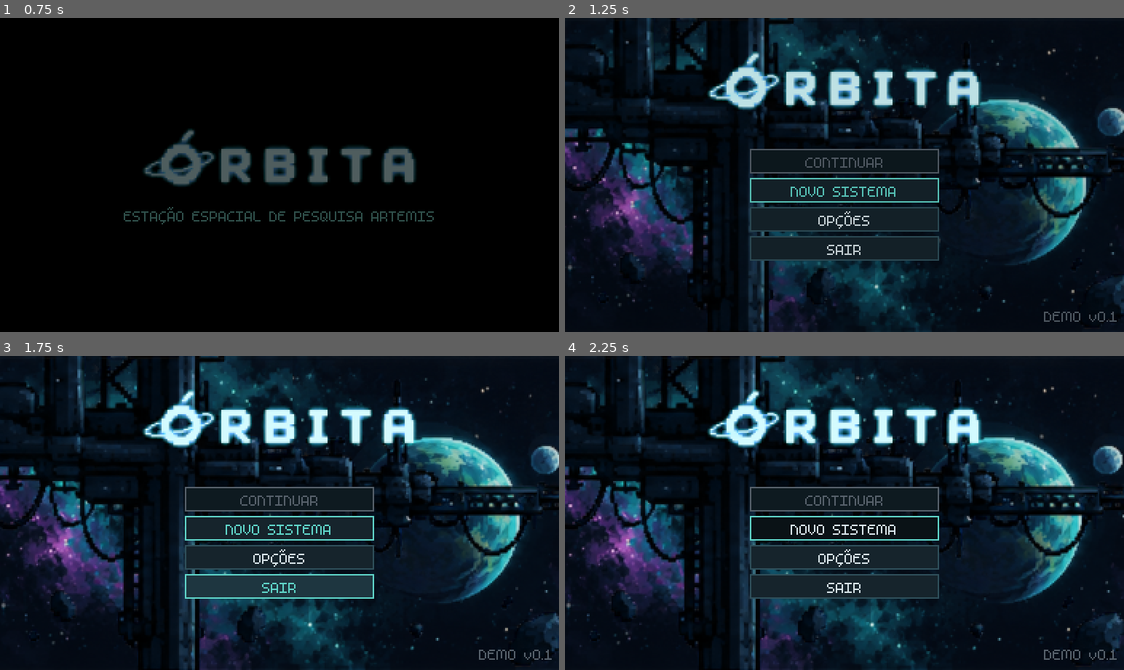
Above: before the commit, frames 1-4 (two rows, left to right).
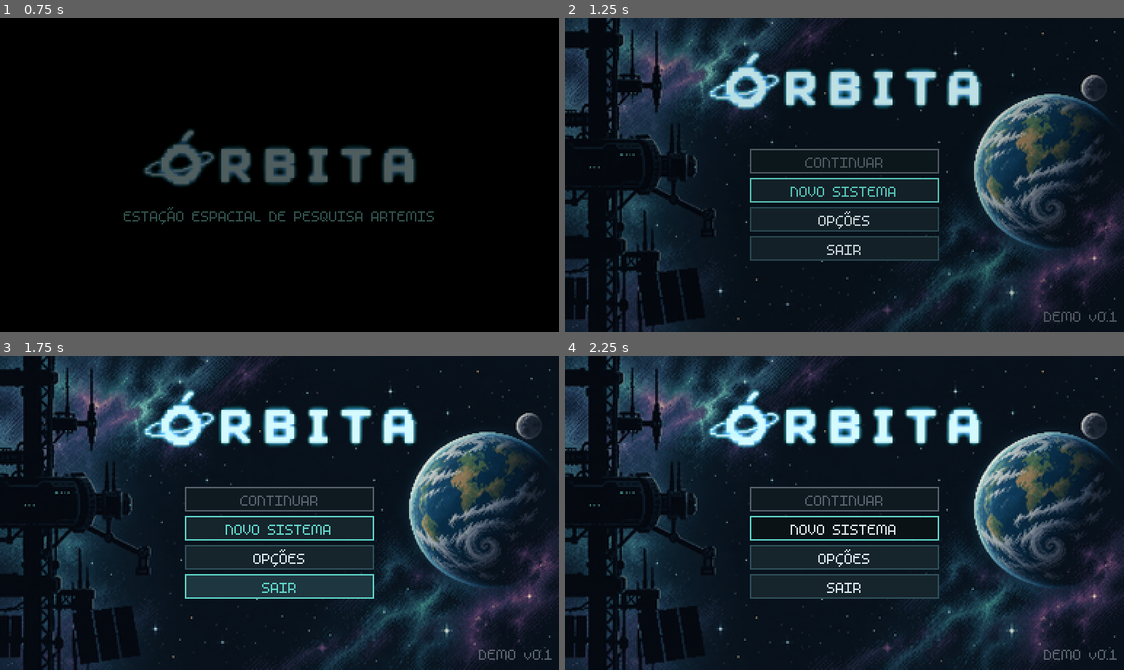
Above: after the commit, the same moments.

Repository: ErickScur/FAG-orbita
Game: Godot game, scene res://scenes/boot/splash.tscn
Two runs of this game, one before a commit and one after it. Both use one fixed random seed, a clock stepped at 60 frames per second and the inputs below. Sound files missing from this copy of the repository are replaced by a short silence.
Inputs (mouse positions are in pixels of both pictures, inside the frame that each line leads up to):
- Up to frame 1 (0.75 s): tap Enter (ui_accept) at 0.5 s; move the mouse to (402, 159) at 0.52 s; hold D (move_right) from 0.53 s (still down); hold F (flashlight) from 0.53 s (still down); click (402, 159) at 0.67 s
- Up to frame 2 (1.25 s): keep holding D (move_right); keep holding F (flashlight); tap Space (jump) at 0.77, 1.07 s; tap E (interact) at 0.8 s
- Up to frame 3 (1.75 s): release D (move_right) at 1.25 s; release F (flashlight) at 1.25 s; drag from (167, 528) to (251, 575) at 1.27 s
- Up to frame 4 (2.25 s): move the mouse to (900, 443) at 2.02 s; hold D (move_right) from 2.03 s (still down); hold Enter (ui_accept) from 2.03 s (still down); click (900, 443) at 2.17 s

Frame 1 is identical in both runs. In frame 2, 35% of the frame differs, in the area x 0-100%, y 0-100%; in frame 3, 38%; in frame 4, 38%.

Commit message:
feat(F53): backup ao entrar na fase, fundo próprio do menu e portal de saída inteiro
Quatro correções do playtest.

O jogador entrava na Estufa à frente da doca e precisava andar para trás para
registrar o checkpoint; morrer antes disso o mandava de volta para a fase
anterior. Agora a fase grava o checkpoint na doca de entrada ao carregar, com
uma regra que protege quem volta: só vale quando o checkpoint guardado é de
outra fase. Quem acoplou no meio da Estufa, foi ao Núcleo e voltou, não é
rebaixado para a entrada. A doca de entrada é derivada do dado que já existe, a
mais próxima do ponto de nascimento, sem campo novo no JSON.

O aviso de backup salvo não aparece nesse salvamento, de propósito: o instante
da entrada já tem fade, fala de abertura e banner de objetivo, e o aviso é
resposta a uma ação do jogador — é assim que ele aprende para que serve a doca.
Quem encosta na doca continua vendo.

O portal que leva para a próxima fase aparecia cortado. Ele fatiava a folha da
porta em quadros de 16 px de largura e pedia o quadro 5, mas a folha definitiva
tem quadros de 32 px e vai até o 4: ele desenhava um pedaço do meio de outro
quadro.

O menu ganhou fundo próprio. O fundo de parallax das fases é uma tira larga
pensada para ser vista por vigias de dois ou três tiles; no menu ela ocupa a
tela inteira ampliada cinco vezes, e o detalhe fino vira borrão. O fundo novo é
desenhado no tamanho final, com dithering visível em vez de degradê suave.

E a trilha do menu entrou. O arquivo tinha chegado com zero byte na primeira
tentativa; o bom veio com outro nome.

681 testes, 77 cenas no smoke.

Diff:
--- a/autoload/game_state.gd
+++ b/autoload/game_state.gd
@@ -218,6 +218,15 @@
 		return
 	current_objective = text
 	EventBus.objective_changed.emit(text)
+
+
+func register_entry_checkpoint(scene_path: String, dock_id: String) -> bool:
+	if scene_path.is_empty() or dock_id.is_empty():
+		return false
+	if String(checkpoint.get("scene", "")) == scene_path:
+		return false
+	checkpoint = {"scene": scene_path, "dock_id": dock_id}
+	return true
 
 
 func is_reactor_critical() -> bool:
--- a/autoload/qa_capture.gd
+++ b/autoload/qa_capture.gd
@@ -106,11 +106,27 @@
 			_log("frame %d cena %s" % [_frame, scene_path])
 		else:
 			_log("frame %d ERRO cena inexistente %s" % [_frame, scene_path])
+	if event.has("call"):
+		_run_call(String(event.get("call", "")), event.get("args", []))
 	if event.has("screenshot"):
 		_capture(String(event.get("screenshot", "")))
 	if bool(event.get("quit", false)):
 		_log("frame %d quit" % _frame)
 		_finish()
+
+
+func _run_call(target: String, arguments: Variant) -> void:
+	var parts: PackedStringArray = target.rsplit(".", true, 1)
+	if parts.size() != 2 or parts[0].is_empty() or parts[1].is_empty():
+		_log("frame %d ERRO chamada inválida %s" % [_frame, target])
+		return
+	var node: Node = get_tree().root.get_node_or_null(NodePath(parts[0]))
+	if node == null or not node.has_method(parts[1]):
+		_log("frame %d ERRO chamada inexistente %s" % [_frame, target])
+		return
+	var list: Array = arguments if arguments is Array else []
+	node.callv(parts[1], list)
+	_log("frame %d call %s%s" % [_frame, target, str(list)])
 
 
 func _inject(action: StringName, pressed: bool) -> void:
--- a/scenes/levels/level_base.gd
+++ b/scenes/levels/level_base.gd
@@ -9,6 +9,7 @@
 const MOTES_SCENE: String = "res://scenes/world/ambient_motes.tscn"
 const CUTSCENE_SCENE: String = "res://scenes/fx/sector_cutscene.tscn"
 const HUD_GROUP: StringName = &"hud"
+const DOCK_GROUP: StringName = &"backup_dock"
 const RESTORED_META: String = "ambient_restored"
 
 @export var level_id: String = ""
@@ -51,6 +52,7 @@
 	_apply_atmosphere()
 	_mount_cutscene()
 	_apply_progress()
+	_register_entry_checkpoint()
 
 
 func spawn_position() -> Vector2:
@@ -219,6 +221,30 @@
 		DialogueManager.play(StringName(enter_dialogue))
 
 
+func _register_entry_checkpoint() -> void:
+	var dock: BackupDock = _entry_dock()
+	if dock == null:
+		return
+	if not GameState.register_entry_checkpoint(scene_file_path, String(dock.dock_id)):
+		return
+	SaveManager.save_game()
+
+
+func _entry_dock() -> BackupDock:
+	var origin: Vector2 = start_position()
+	var best: BackupDock = null
+	var best_distance: float = 0.0
+	for node: Node in get_tree().get_nodes_in_group(DOCK_GROUP):
+		var dock := node as BackupDock
+		if dock == null or not is_ancestor_of(dock):
+			continue
+		var distance: float = dock.global_position.distance_squared_to(origin)
+		if best == null or distance < best_distance:
+			best = dock
+			best_distance = distance
+	return best
+
+
 func _checkpoint_dock() -> Node2D:
 	var checkpoint: Dictionary = GameState.checkpoint
 	if String(checkpoint.get("scene", "")) != scene_file_path:
--- a/scenes/ui/main_menu.gd
+++ b/scenes/ui/main_menu.gd
@@ -6,10 +6,12 @@
 const OPTIONS_SCENE: String = "res://scenes/ui/options_menu.tscn"
 const CONFIRM_SCENE: String = "res://scenes/ui/confirm_dialog.tscn"
 const LOGO_PATH: String = "res://assets/ui/logo.png"
+const BACKDROP_PATH: String = "res://assets/backgrounds/menu_backdrop.png"
 
 @export var new_game_question: String = ""
 @export var corrupted_message: String = ""
 
+@onready var backdrop: TextureRect = %Backdrop
 @onready var logo_image: TextureRect = %Logo
 @onready var logo_text: Label = %LogoText
 @onready var continue_button: Button = %ContinueButton
@@ -22,6 +24,7 @@
 
 
 func _ready() -> void:
+	_apply_backdrop()
 	_apply_logo()
 	AudioManager.play_music(&"menu")
 	continue_button.disabled = not SaveManager.has_save()
@@ -157,6 +160,17 @@
 	AudioManager.play_sfx(&"ui_move")
 
 
+func _apply_backdrop() -> void:
+	var texture: Texture2D = AssetResolver.texture(BACKDROP_PATH)
+	if texture == null:
+		return
+	backdrop.texture = texture
+	backdrop.visible = true
+	var parallax: Node = get_node_or_null("SpaceParallax")
+	if parallax != null:
+		parallax.queue_free()
+
+
 func _apply_logo() -> void:
 	var texture: Texture2D = AssetResolver.texture(LOGO_PATH)
 	if texture == null:
--- a/scenes/ui/main_menu.tscn
+++ b/scenes/ui/main_menu.tscn
@@ -13,6 +13,19 @@
 script = ExtResource("1_menu")
 new_game_question = "O backup atual será apagado. Iniciar um novo sistema?"
 corrupted_message = "BACKUP CORROMPIDO"
+
+[node name="Backdrop" type="TextureRect" parent="."]
+unique_name_in_owner = true
+visible = false
+layout_mode = 1
+anchors_preset = 15
+anchor_right = 1.0
+anchor_bottom = 1.0
+grow_horizontal = 2
+grow_vertical = 2
+mouse_filter = 2
+expand_mode = 1
+stretch_mode = 6
 
 [node name="SpaceParallax" parent="." instance=ExtResource("2_parallax")]
 
--- a/scenes/world/level_exit.gd
+++ b/scenes/world/level_exit.gd
@@ -3,8 +3,8 @@
 
 const LIGHT_TEXTURE: String = "res://assets/fx/light_radial.png"
 const SHEET_PATH: String = "res://assets/sprites/world/door_sheet.png"
-const FRAME_SIZE: Vector2i = Vector2i(16, 48)
-const FRAME_OPEN: int = 5
+const FRAME_SIZE: Vector2i = Vector2i(32, 48)
+const FRAME_OPEN: int = 4
 const PLAYER_MASK: int = 2
 const LIGHT_COLOR: Color = Color("8fe3b0")
 const LIGHT_RADIUS: float = 80.0
--- /dev/null
+++ b/tests/qa/f53_continuar.json
@@ -0,0 +1,8 @@
+[
+  {"frame": 40, "screenshot": "f53_05_menu_continuar"},
+  {"frame": 54, "action": "ui_accept", "pressed": true},
+  {"frame": 58, "action": "ui_accept", "pressed": false},
+  {"frame": 220, "screenshot": "f53_06_carregando_estufa"},
+  {"frame": 2400, "screenshot": "f53_07_continuou_na_estufa"},
+  {"frame": 2500, "quit": true}
+]
--- /dev/null
+++ b/tests/qa/f53_entrada_estufa.json
@@ -0,0 +1,18 @@
+[
+  {"frame": 20, "screenshot": "f53_01_entrada_estufa"},
+  {"frame": 40, "action": "ui_accept", "pressed": true},
+  {"frame": 44, "action": "ui_accept", "pressed": false},
+  {"frame": 60, "action": "ui_accept", "pressed": true},
+  {"frame": 64, "action": "ui_accept", "pressed": false},
+  {"frame": 80, "action": "ui_accept", "pressed": true},
+  {"frame": 84, "action": "ui_accept", "pressed": false},
+  {"frame": 100, "action": "ui_accept", "pressed": true},
+  {"frame": 104, "action": "ui_accept", "pressed": false},
+  {"frame": 120, "action": "ui_accept", "pressed": true},
+  {"frame": 124, "action": "ui_accept", "pressed": false},
+  {"frame": 150, "screenshot": "f53_02_parado_sem_andar"},
+  {"frame": 160, "call": "GameState.apply_damage", "args": [999]},
+  {"frame": 200, "screenshot": "f53_03_chassi_perdido"},
+  {"frame": 400, "screenshot": "f53_04_renasceu_na_estufa"},
+  {"frame": 440, "quit": true}
+]
--- /dev/null
+++ b/tests/qa/scenes/f53_probe_exit.tscn
@@ -0,0 +1,10 @@
+[gd_scene load_steps=2 format=3 uid="uid://c0rbitaf53pb01"]
+
+[ext_resource type="Script" path="res://tests/qa/scenes/props_probe.gd" id="1_f53probe"]
+
+[node name="F53ProbeExit" type="Node2D"]
+script = ExtResource("1_f53probe")
+level_scene = "res://scenes/levels/core_hub.tscn"
+spawn_tile = Vector2i(73, 11)
+silenced_sequences = Array[StringName]([&"core_wake", &"core_terminal_first", &"core_alarm", &"hab_body", &"hab_first_sr3", &"tut_move", &"tut_pause", &"tut_jump", &"tut_drop", &"tut_interact", &"tut_chassis", &"tut_flashlight"])
+powered_entities = Array[StringName]([&"door_habitat"])
--- /dev/null
+++ b/tests/test_game_state_checkpoint.gd
@@ -0,0 +1,58 @@
+extends TestCase
+
+const GAME_STATE_SCRIPT: String = "res://autoload/game_state.gd"
+const CORE_SCENE: String = "res://scenes/levels/core_hub.tscn"
+const GREENHOUSE_SCENE: String = "res://scenes/levels/greenhouse.tscn"
+
+var _state: Node = null
+
+
+func before_each() -> void:
+	_state = load(GAME_STATE_SCRIPT).new()
+	_state.new_game()
+
+
+func after_each() -> void:
+	if _state != null:
+		_state.free()
+		_state = null
+
+
+func test_registra_quando_nao_ha_checkpoint() -> void:
+	var changed: bool = _state.register_entry_checkpoint(CORE_SCENE, "core_dock_01")
+	assert_true(changed, "gravou o checkpoint de entrada")
+	assert_eq(String(_state.checkpoint.get("scene", "")), CORE_SCENE, "cena")
+	assert_eq(String(_state.checkpoint.get("dock_id", "")), "core_dock_01", "doca")
+
+
+func test_registra_ao_trocar_de_fase() -> void:
+	_state.checkpoint = {"scene": CORE_SCENE, "dock_id": "hab_dock_01"}
+	var changed: bool = _state.register_entry_checkpoint(GREENHOUSE_SCENE, "gh_dock_01")
+	assert_true(changed, "trocou para a fase nova")
+	assert_eq(String(_state.checkpoint.get("scene", "")), GREENHOUSE_SCENE, "cena")
+	assert_eq(String(_state.checkpoint.get("dock_id", "")), "gh_dock_01", "doca")
+
+
+func test_nao_rebaixa_checkpoint_da_mesma_fase() -> void:
+	_state.checkpoint = {"scene": GREENHOUSE_SCENE, "dock_id": "gh_dock_02"}
+	var changed: bool = _state.register_entry_checkpoint(GREENHOUSE_SCENE, "gh_dock_01")
+	assert_false(changed, "não regrava na mesma fase")
+	assert_eq(String(_state.checkpoint.get("dock_id", "")), "gh_dock_02", "doca preservada")
+
+
+func test_ignora_cena_vazia() -> void:
+	var changed: bool = _state.register_entry_checkpoint("", "gh_dock_01")
+	assert_false(changed, "cena vazia não grava")
+	assert_eq(_state.checkpoint.size(), 0, "checkpoint intacto")
+
+
+func test_ignora_doca_vazia() -> void:
+	var changed: bool = _state.register_entry_checkpoint(GREENHOUSE_SCENE, "")
+	assert_false(changed, "fase sem doca não grava")
+	assert_eq(_state.checkpoint.size(), 0, "checkpoint intacto")
+
+
+func test_new_game_limpa_checkpoint_de_entrada() -> void:
+	_state.register_entry_checkpoint(GREENHOUSE_SCENE, "gh_dock_01")
+	_state.new_game()
+	assert_eq(_state.checkpoint.size(), 0, "checkpoint zerado")
Not shown, added: assets/audio/music/menu.mp3.import
Binary file added: assets/backgrounds/menu_backdrop.png
Not shown, added: assets/backgrounds/menu_backdrop.png.import
Not shown, added: tests/test_game_state_checkpoint.gd.uid
Not shown, added: assets/audio/music/menu.mp3
